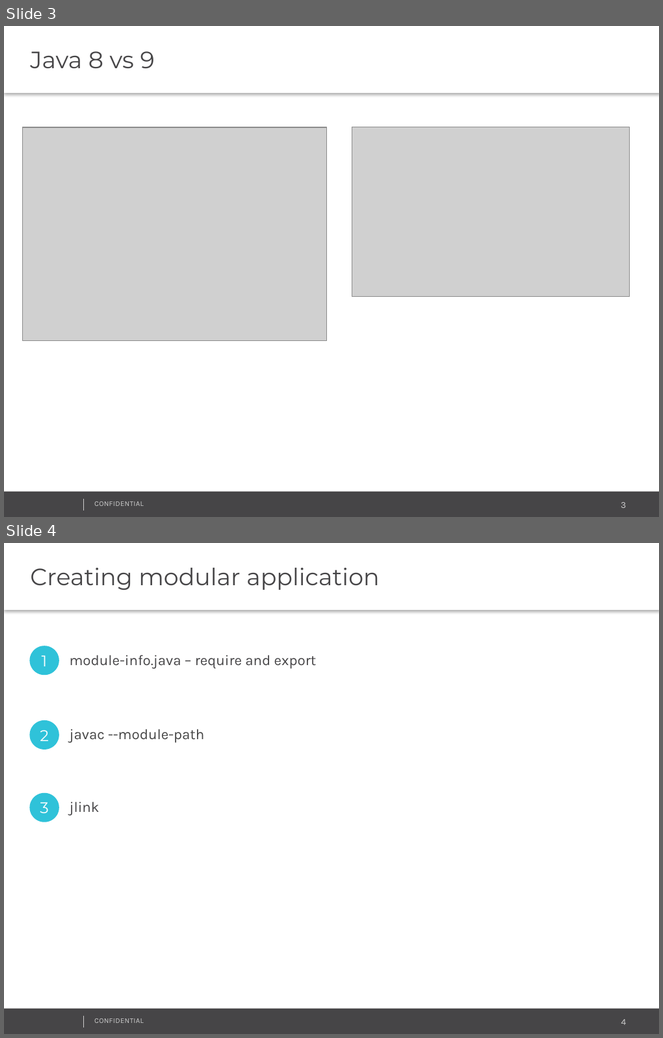
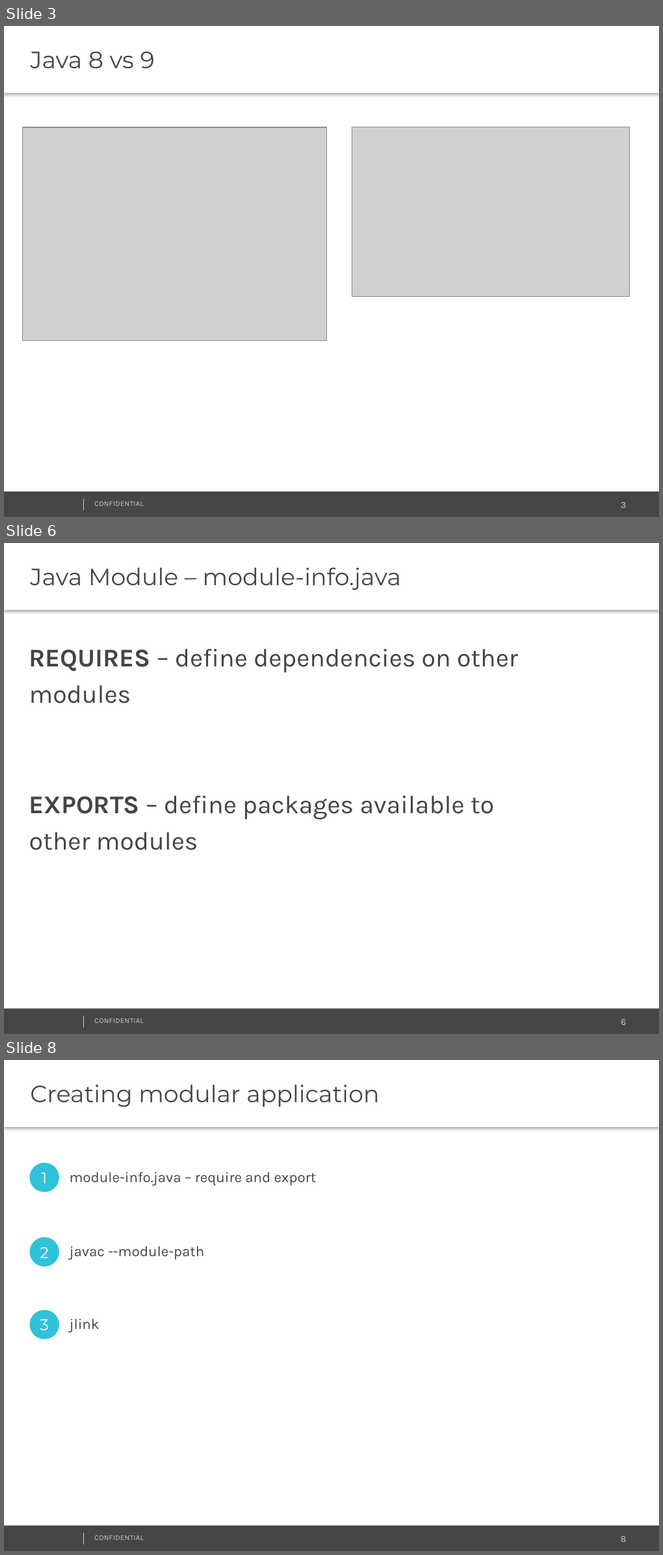
Before and after one commit to bagedan/java9, a slide deck: Java 9.pptx. Shown one above the other, each under a label of ours: slides 3 and 4 before the commit, slides 3, 6 and 8 after it; the slides between them are not shown. The pictures are 663x1038 and 663x1555 pixels, drawn with LibreOffice and Linux fonts; fonts in the diff are those of the drawing; grey boxes stand for pictures; background and template pictures are left out. Boxes give left, top, right and bottom in pixels: in the first picture for what was removed or moved away, otherwise in the second. Text is boxed around its words. In the diff, an @@ line names an element or a change of style, - is before the commit and + after.

```diff
--- a/Java 9.pptx
+++ b/Java 9.pptx
@@ slide 6 added at box(4, 543, 659, 1034), background #FFFFFF; not listed: 4 template elements that a slide beside it also shows @@
@@ text added at box(4, 543, 659, 610), fill #FFFFFF, 26 pt, text #464547 @@
+Java Module – module-info.java
@@ text added at box(29, 649, 518, 850), 28 pt, text #444444 @@
+REQUIRES – define dependencies on other modules
+EXPORTS – define packages available to other modules
@@ what was slide 4 is now slide 8 @@
@@ page number at box(621, 1536, 627, 1542): text changed @@
-4
+8
```
Also in this commit, not shown: 1 slide changed, 3 other slides added, 57 other files.
